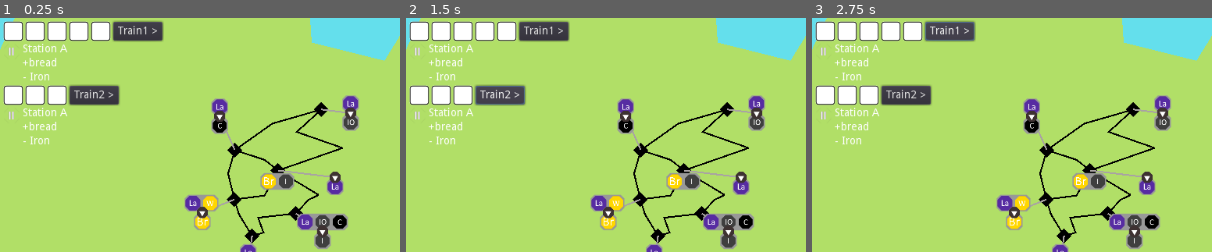
Above: before the commit, frames 1-3 (left to right).
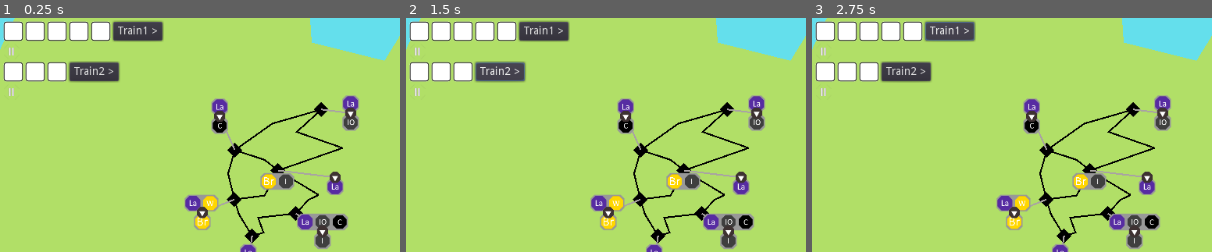
Above: after the commit, the same moments.

Repository: LeBoku/supply-chained
Game: Godot game, scene res://Game.tscn
The game is run twice, just before and just after one commit, with the same random seed, the same clock (stepped at 60 frames per second) and the same inputs.
Inputs:
- Up to frame 1 (0.25 s): no input
- Up to frame 2 (1.5 s): click "Train1 >" at 0.5 s; click "Train2 >" at 1.25 s
- Up to frame 3 (2.75 s): click "Train1 >" at 2 s
The pictures show only the part of the screen within x 0-50%, y 0-50%; the shares and areas given below are measured in that part.

The runs differ from the first frame. In frame 1, 5.6% of the frame differs, in the area x 0-30%, y 11-55%; in frame 2, 5.6%; in frame 3, 5.6%.

Commit message:
implemented route step hud

Diff:
--- a/supply-chained/route-builder/RouteStep.gd
+++ b/supply-chained/route-builder/RouteStep.gd
@@ -14,5 +14,5 @@
 	exchanges.append(exchange)
 	exchanges.sort_custom(self, "sort_exchanges")
 
-func sort_exchanges(a:Array, b:Array):
+func sort_exchanges(a: Array, b: Array):
 	return not a[2] if a[2] != b[2] else a[1] < b[1]
--- a/supply-chained/router/RouteSegment.gd
+++ b/supply-chained/router/RouteSegment.gd
@@ -12,5 +12,5 @@
 func _process(delta):
 	$Follower.offset += delta * speed
 
-	if  $Follower.unit_offset >= 1:
+	if $Follower.unit_offset >= 1:
 		emit_signal("arrived")
--- a/supply-chained/router/hud/RouteHud.gd
+++ b/supply-chained/router/hud/RouteHud.gd
@@ -2,8 +2,9 @@
 
 const play_icon = preload("res://util/icons/play.png")
 const pause_icon = preload("res://util/icons/pause.png")
+
 const Util = preload("res://util/Util.gd")
-
+const RouteStepHud = preload("res://router/hud/RouteStepHud.tscn")
 var carrier: Carrier
 
 func initialize(carrier: Carrier):
@@ -18,17 +19,8 @@
 
 		if carrier.current_route.repeats:
 			for step in carrier.current_route.steps:
-				if len(step.exchanges) > 0:
-					var label = Label.new()
-					label.text = step.station.name
-					add_child(label)
-
-					for exchange in step.exchanges:
-						if len(step.exchanges) > 0:
-							var exchange_label = Label.new()
-							exchange_label.text = ('+' if exchange[2] else '-')+ exchange[1]
-
-							add_child(exchange_label)
+				if len(step.exchanges)>0:
+					add_child(RouteStepHud.instance().initialize(step, $"/root/CargoHelper"))
 
 	else:
 		$State.texture = pause_icon
--- a/supply-chained/router/hud/RouteHud.tscn
+++ b/supply-chained/router/hud/RouteHud.tscn
@@ -16,25 +16,3 @@
 size_flags_vertical = 0
 texture = ExtResource( 2 )
 expand = true
-
-[node name="Station" type="VBoxContainer" parent="."]
-margin_left = 24.0
-margin_right = 81.0
-margin_bottom = 50.0
-
-[node name="Label" type="Label" parent="Station"]
-margin_right = 57.0
-margin_bottom = 14.0
-text = "Station A"
-
-[node name="Label2" type="Label" parent="Station"]
-margin_top = 18.0
-margin_right = 57.0
-margin_bottom = 32.0
-text = "+bread"
-
-[node name="Label3" type="Label" parent="Station"]
-margin_top = 36.0
-margin_right = 57.0
-margin_bottom = 50.0
-text = "- Iron"
--- /dev/null
+++ b/supply-chained/router/hud/RouteStepHud.gd
@@ -0,0 +1,31 @@
+extends VBoxContainer
+
+func initialize(step: RouteStep, cargo_helper:CargoHelper):
+	$Name.text = step.station.name
+
+	for exchange_group in group(step.exchanges):
+		var exchange = exchange_group[0]
+		$ExchangeTemplate/Type.text = '+' if exchange[2] else '-'
+		$ExchangeTemplate/Cargo.texture = cargo_helper.get_icon(exchange[1])
+
+		$ExchangeTemplate/Amount.text = "×" + str(len(exchange_group))
+		$ExchangeTemplate/Amount.visible = len(exchange_group) > 1
+
+		add_child($ExchangeTemplate.duplicate())
+
+	$ExchangeTemplate.visible = false
+
+	return self
+
+func group(exchanges:Array):
+	var unique = {}
+
+	for exchange in exchanges:
+		var identifier = str(exchange[2]) + str(exchange[1])
+
+		if not unique.has(identifier):
+			unique[identifier]= []
+
+		unique[identifier].append(exchange)
+
+	return unique.values()
--- /dev/null
+++ b/supply-chained/router/hud/RouteStepHud.tscn
@@ -0,0 +1,48 @@
+[gd_scene load_steps=3 format=2]
+
+[ext_resource path="res://router/hud/RouteStepHud.gd" type="Script" id=1]
+[ext_resource path="res://cargo/icons/placeholder.png" type="Texture" id=2]
+
+[node name="Station" type="VBoxContainer"]
+margin_right = 57.0
+margin_bottom = 32.0
+script = ExtResource( 1 )
+__meta__ = {
+"_edit_use_anchors_": false
+}
+
+[node name="Name" type="Label" parent="."]
+margin_right = 57.0
+margin_bottom = 14.0
+text = "Station A"
+
+[node name="ExchangeTemplate" type="HBoxContainer" parent="."]
+margin_top = 18.0
+margin_right = 57.0
+margin_bottom = 32.0
+
+[node name="Type" type="Label" parent="ExchangeTemplate"]
+margin_right = 10.0
+margin_bottom = 14.0
+rect_min_size = Vector2( 10, 0 )
+text = "+"
+align = 1
+
+[node name="Cargo" type="TextureRect" parent="ExchangeTemplate"]
+margin_left = 14.0
+margin_right = 28.0
+margin_bottom = 14.0
+rect_min_size = Vector2( 14, 14 )
+texture = ExtResource( 2 )
+expand = true
+__meta__ = {
+"_edit_use_anchors_": false
+}
+
+[node name="Amount" type="Label" parent="ExchangeTemplate"]
+margin_left = 32.0
+margin_right = 42.0
+margin_bottom = 14.0
+rect_min_size = Vector2( 10, 0 )
+text = "×"
+align = 1
Not shown, added: supply-chained/router/hud/StationHud.tscn.depren
Not shown, added: supply-chained/router/hud/StationHud.tscn.tmp
